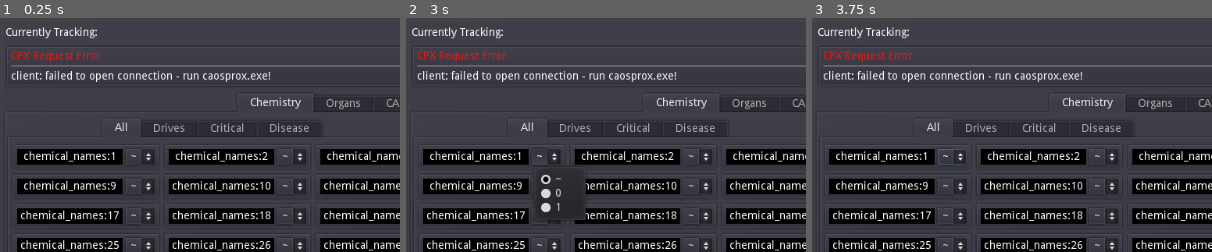
Above: before the commit, frames 1-3 (left to right).
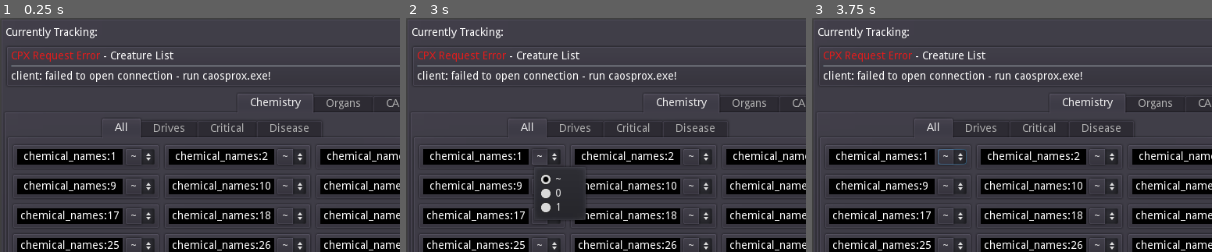
Above: after the commit, the same moments.

Repository: 20kdc/c3ds-projects
Game: Godot game, scene res://entry.tscn
Same seed, same stepped clock (60 frames per second), same inputs: the game is played once before the commit and once after it.
Inputs:
- Up to frame 1 (0.25 s): no input
- Up to frame 2 (3 s): click "WOLF 6" at 0.5 s; click "3" at 1.25 s; click "1" at 2 s; click "~" at 2.75 s
- Up to frame 3 (3.75 s): click "WOLF 6" at 3.5 s
The pictures show only the part of the screen within x 0-50%, y 0-50%; the shares and areas given below are measured in that part.

The runs differ from the first frame. In frame 1, 0.3% of the frame differs, in the area x 26-44%, y 14-18%; in frame 2, 0.3%; in frame 3, 0.3%.

Commit message:
CMGD: some more paranoia

Diff:
--- a/creature-monitor-gd/caos_console/caos_console.tscn
+++ b/creature-monitor-gd/caos_console/caos_console.tscn
@@ -31,15 +31,13 @@
 margin_right = 1024.0
 margin_bottom = 600.0
 
-[node name="Button" type="Button" parent="VBoxContainer2"]
+[node name="Button2" type="Button" parent="VBoxContainer2"]
 margin_right = 156.0
 margin_bottom = 20.0
-toggle_mode = true
 text = "Show Request Data"
 script = ExtResource( 3 )
 
 [node name="ScrollContainer" type="ScrollContainer" parent="VBoxContainer2"]
-visible = false
 margin_top = 24.0
 margin_right = 156.0
 margin_bottom = 600.0
--- a/creature-monitor-gd/caos_console/cpx_request_view.gd
+++ b/creature-monitor-gd/caos_console/cpx_request_view.gd
@@ -1,13 +1,14 @@
 extends VBoxContainer
 
 var request_controls
-# disables showing new incoming requests or hiding existing requests
-var photosensitivity_lock = false
 
 func _init():
 	request_controls = {}
 
 func _process(_delta):
+	update_request_data(true)
+
+func update_request_data(photosensitivity_lock):
 	var reqs = CPXDaemon.requests
 	for req in request_controls.keys():
 		if (not photosensitivity_lock) and (not reqs.has(req)):
--- a/creature-monitor-gd/caos_console/showreq.gd
+++ b/creature-monitor-gd/caos_console/showreq.gd
@@ -1,5 +1,4 @@
 extends Button
 
-func _toggled(button_pressed):
-	$"../ScrollContainer".visible = button_pressed
-	$"../ScrollContainer/VBoxContainer".photosensitivity_lock = button_pressed
+func _pressed():
+	$"../ScrollContainer/VBoxContainer".update_request_data(false)
--- a/creature-monitor-gd/lib/cpx_error_box.gd
+++ b/creature-monitor-gd/lib/cpx_error_box.gd
@@ -4,4 +4,5 @@
 func update_from(req: CPXRequest):
 	visible = req.result_code != 0
 	if visible:
+		$vbox/hb/component.text = req.purpose
 		$vbox/label.text = req.result_str()
--- a/creature-monitor-gd/lib/cpx_error_box.tscn
+++ b/creature-monitor-gd/lib/cpx_error_box.tscn
@@ -17,13 +17,31 @@
 size_flags_horizontal = 3
 size_flags_vertical = 3
 
-[node name="header" type="Label" parent="vbox"]
+[node name="hb" type="HBoxContainer" parent="vbox"]
+margin_right = 1010.0
+margin_bottom = 14.0
+
+[node name="header" type="Label" parent="vbox/hb"]
+margin_right = 114.0
+margin_bottom = 14.0
+size_flags_vertical = 5
+custom_colors/font_color = Color( 0.894118, 0.109804, 0.109804, 1 )
+text = "CPX Request Error"
+
+[node name="divider" type="Label" parent="vbox/hb"]
+margin_left = 118.0
+margin_right = 123.0
+margin_bottom = 14.0
+size_flags_vertical = 5
+text = "-"
+
+[node name="component" type="Label" parent="vbox/hb"]
+margin_left = 127.0
 margin_right = 1010.0
 margin_bottom = 14.0
 size_flags_horizontal = 3
 size_flags_vertical = 5
-custom_colors/font_color = Color( 0.894118, 0.109804, 0.109804, 1 )
-text = "CPX Request Error"
+text = "Bleh"
 
 [node name="HSeparator" type="HSeparator" parent="vbox"]
 margin_top = 18.0
--- a/creature-monitor-gd/lib/cpx_request.gd
+++ b/creature-monitor-gd/lib/cpx_request.gd
@@ -20,14 +20,18 @@
 # WARNING: Don't create directly, use CPXDaemon
 func _init(s: String, r: PoolByteArray):
 	purpose = s
-	request = r
+	var rdx = StreamPeerBuffer.new()
+	rdx.big_endian = false
+	rdx.put_32(len(r))
+	rdx.put_data(r)
+	request = rdx.data_array
 
 func to_string() -> String:
 	var state_str = "unknown state"
 	if state == STATE_INIT:
 		state_str = "INIT"
 	elif state == STATE_CONNECTING:
-		state_str = "CONNECTING"
+		state_str = "CONNECTING (" + str(spt.get_available_bytes()) + " AVB)"
 	elif state == STATE_READBACK:
 		state_str = "READBACK (" + str(len(result)) + "/" + str(result_read_remainder) + ")"
 	elif state == STATE_FINISHED:
@@ -71,12 +75,11 @@
 		return true
 	if state == STATE_INIT:
 		spt = StreamPeerTCP.new()
-		spt.big_endian = false
 		# NOTE: Don't make this "localhost", it doesn't work on Windows
 		if spt.connect_to_host("127.0.0.1", 19960) != OK:
 			terminate("client: failed to open connection - run caosprox.exe!")
 			return true
-		spt.put_32(len(request))
+		spt.set_no_delay(true)
 		if spt.put_data(request) != OK:
 			terminate("client: failed to write request - run caosprox.exe!")
 			return true
--- a/creature-monitor-gd/project.godot
+++ b/creature-monitor-gd/project.godot
@@ -9,7 +9,7 @@
 config_version=4
 
 _global_script_classes=[ {
-"base": "Button",
+"base": "Reference",
 "class": "CAOSMacroButton",
 "language": "GDScript",
 "path": "res://lib/caos_macro_button.gd"
@@ -19,7 +19,7 @@
 "language": "GDScript",
 "path": "res://lib/graph/graph_line.gd"
 }, {
-"base": "PanelContainer",
+"base": "Reference",
 "class": "CPXErrorBox",
 "language": "GDScript",
 "path": "res://lib/cpx_error_box.gd"
@@ -34,7 +34,7 @@
 "language": "GDScript",
 "path": "res://caos_console/cpx_request_view_entry.gd"
 }, {
-"base": "Label",
+"base": "Reference",
 "class": "CatalogueLabel",
 "language": "GDScript",
 "path": "res://lib/catalogue_label.gd"
@@ -44,17 +44,17 @@
 "language": "GDScript",
 "path": "res://lib/chemical_snapshot.gd"
 }, {
-"base": "Control",
+"base": "Reference",
 "class": "GraphViewport",
 "language": "GDScript",
 "path": "res://lib/graph/graph_viewport.gd"
 }, {
-"base": "Control",
+"base": "Reference",
 "class": "GraphWidget",
 "language": "GDScript",
 "path": "res://lib/graph/graph_widget.gd"
 }, {
-"base": "Node",
+"base": "Reference",
 "class": "VisibilityUpdateTimer",
 "language": "GDScript",
 "path": "res://lib/visibility_update_timer.gd"
